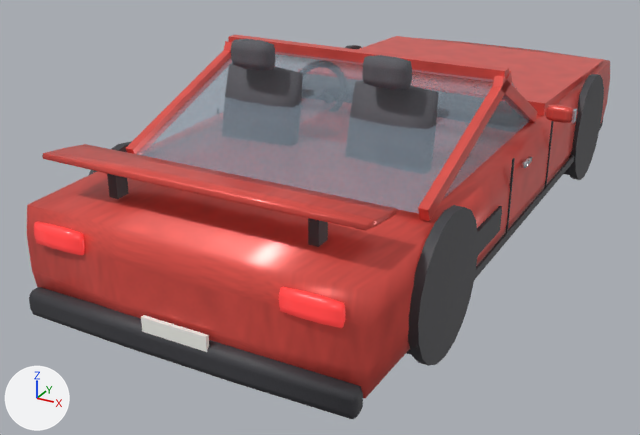
The glTF model models/sports.glb: old version first, new version second.
Camera for both pictures: a 50 mm lens placed at (2.22, -4.92, 1.74), pointed at (-0.26, -0.42, -0.51). The lights are fixed; the arrows at lower left show +X, +Y and +Z. The first picture is the older version. Where no turn or scale is listed for an object, it has been applied to the vertices. Vertices at exactly the same position are counted once.

In view in the first picture: 'sports_body'.
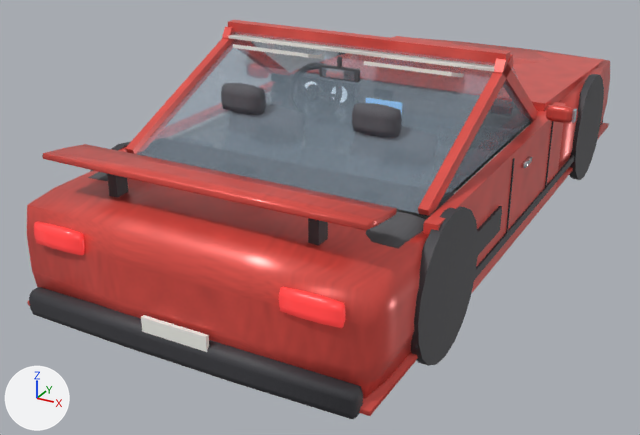
The newer file is also turned or shifted as a whole; pictures and numbers use the older file's frame.

Edits to the bpy script that builds the scene:
```text
Add mat_carpet:
    mat_carpet = bpy.data.materials.new('carpet')
    # colours: dark grey #616165
    # uses the picture img_noise
Add mat_knob:
    mat_knob = bpy.data.materials.new('knob')
    # colours: dark grey #3f3f3f
    # uses the picture img_brushed
Change me_sports:
    remove me_sports.from_pydata(...)  # 2216 vertices, 4104 faces; spans x -1.13..1.13, y -2.25..2.25, z -0.61..0.69
    add me_sports.from_pydata(...)  # 2979 vertices, 5466 faces; spans x -1.13..1.13, y -2.25..2.25, z -0.61..0.66
    me_sports part 1: a new loose piece, a box spanning x 0.89..0.96, y -1.55..0.6, z -0.44..0.14, in mat_paint
    me_sports part 2: the loose piece of 8 vertices spanning x -0.87..0.87, y -0.46..-0.39, z 0.5..0.57 is moved by (0.0, 0.0, 0.09)
    me_sports part 3: a new loose piece, a box spanning x 0.86..0.89, y -1.4..0.45, z -0.41..0.11, in mat_interior (light grey #c4bfb8)
    me_sports part 4: the loose piece of 56 vertices spanning x -0.64..-0.16, y -0.96..-0.74, z -0.09..0.53 is turned -10 degrees about the x axis through its middle and scaled by 1.02, then moved by (0.0, -0.02, -0.23)
    me_sports part 5: the loose piece of 56 vertices spanning x -0.53..-0.27, y -0.96..-0.86, z 0.53..0.69 is moved by (0.0, -0.11, -0.22)
    me_sports part 6: the loose piece of 56 vertices spanning x 0.16..0.64, y -0.96..-0.74, z -0.09..0.53 is turned -10 degrees about the x axis through its middle and scaled by 1.02, then moved by (0.0, -0.02, -0.23)
    me_sports part 7: the loose piece of 56 vertices spanning x 0.27..0.53, y -0.96..-0.86, z 0.53..0.69 is moved by (0.0, -0.11, -0.22)
    me_sports part 8: a new loose piece, a box spanning x -0.83..0.83, y -0.52..-0.33, z 0.58..0.595, in mat_headliner (white #e5e2dd)
    me_sports part 9: the loose piece of 8 vertices spanning x -0.88..-0.82, y -1.46..-0.34, z 0.1..0.55 is copied, and the copy is scaled about its middle by (10, -0.158, 0.124), then moved by (0.43, 0.28, 0.24), in mat_headliner (white #e5e2dd); it spans x -0.67..-0.17, y -0.71..-0.53, z 0.53..0.6
    me_sports part 10: the loose piece of 8 vertices spanning x 0.82..0.88, y -1.46..-0.34, z 0.1..0.55 is copied, and the copy is scaled about its middle by (10, -0.158, 0.124), then moved by (-0.43, 0.28, 0.24), in mat_headliner (white #e5e2dd); it spans x 0.17..0.67, y -0.71..-0.53, z 0.53..0.6
    me_sports part 11: a new loose piece, a box spanning x -0.12..0.12, y -0.673..-0.647, z 0.465..0.535, in mat_dash_plastic
    me_sports part 12: a new loose piece, a box spanning x -0.01..0.01, y -0.67..-0.65, z 0.53..0.59, in mat_dash_plastic
    me_sports part 13: the loose piece of 56 vertices spanning x -0.83..0.83, y -0.02..0.28, z 0.0..0.22 is copied, and the copy is scaled about its middle by (1.02, 1.42, 1.18), then moved by (0.0, 0.02, -0.03); it spans x -0.85..0.85, y -0.06..0.36, z -0.05..0.21
    me_sports part 14: a new loose piece, a box spanning x -0.1..0.1, y -0.6765..-0.6715, z 0.475..0.525, in mat_mirror_glass (pale blue #dae7f3)
    me_sports part 15: 28 vertices moved from x -0.96..0.96, y -0.52..0.73, z -0.27..0.55 to x -0.96..0.96, y -0.52..1.63, z -0.27..0.64; 12 vertices removed from x -0.96..0.96, y -0.73..0.73, z -0.43..0.13; 509 vertices added at x -0.96..0.96, y -2.2..2.2, z -0.47..0.29
    me_sports part 16: 1969 kept faces spanning x -1.12..1.12, y -2.25..2.23, z -0.61..0.64 get new texture (UV) coordinates
    other edits to the shape of me_sports do not show in these pictures
    add me_sports.materials.append(mat_interior)  # light grey #c4bfb8
    add me_sports.materials.append(mat_carpet)
    add me_sports.materials.append(mat_headliner)  # white #e5e2dd
    add me_sports.materials.append(mat_cluster)  # dark grey #3f3f45
    add me_sports.materials.append(mat_dial)  # white #f9f9f3, glowing greyish blue #95aabc
    add me_sports.materials.append(mat_needle)  # orange #ff9559, glowing orange #e78650
    add me_sports.materials.append(mat_radio_screen)  # blue #7cbcf3, glowing blue #6195c2
    add me_sports.materials.append(mat_knob)
```

Where the change shows, as pixel boxes (x1, y1, x2, y2) in the pictures (640 x 435 px; the box of a moved part takes in the faces that stretch with it):
'sports_body', reshaped
    before: (27, 35, 610, 419)
    after: (27, 20, 610, 419)
part 1 of me_sports, added
    after: (423, 102, 566, 290)
part 2 of me_sports, moved or reshaped
    before: (228, 35, 509, 80)
    after: (228, 20, 511, 63)
part 3 of me_sports, added (mostly hidden)
    after: (454, 122, 532, 194)
part 4 of me_sports, moved or reshaped (not visible afterwards)
    before: (225, 64, 303, 108)
part 5 of me_sports, moved or reshaped
    before: (231, 39, 275, 71)
    after: (221, 83, 266, 115)
part 6 of me_sports, moved or reshaped (not visible afterwards)
    before: (350, 81, 438, 129)
part 7 of me_sports, moved or reshaped
    before: (362, 55, 412, 90)
    after: (352, 103, 402, 138)
part 8 of me_sports, added
    after: (228, 35, 495, 72)
part 9 of me_sports, added
    after: (233, 44, 324, 59)
part 10 of me_sports, added
    after: (364, 61, 464, 78)
part 11 of me_sports, added
    after: (319, 64, 360, 82)
part 12 of me_sports, added
    after: (337, 57, 342, 68)
part 13 of me_sports, added (mostly hidden)
    after: (496, 121, 531, 152)
part 14 of me_sports, added
    after: (322, 67, 355, 81)
part 15 of me_sports, built on
    before: (28, 38, 610, 398)
    after: (27, 27, 610, 416)
part 16 of me_sports, surface changed
    before: (28, 41, 605, 416)
    after: (28, 27, 605, 416)
